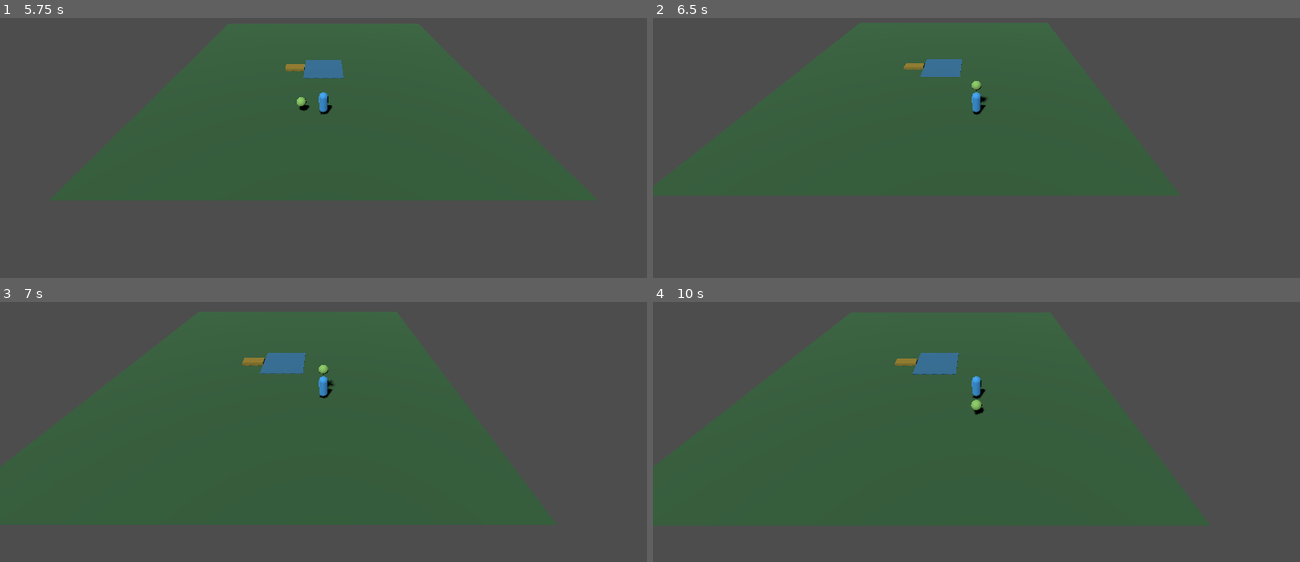
Above: before the commit, frames 1-4 (two rows, left to right).
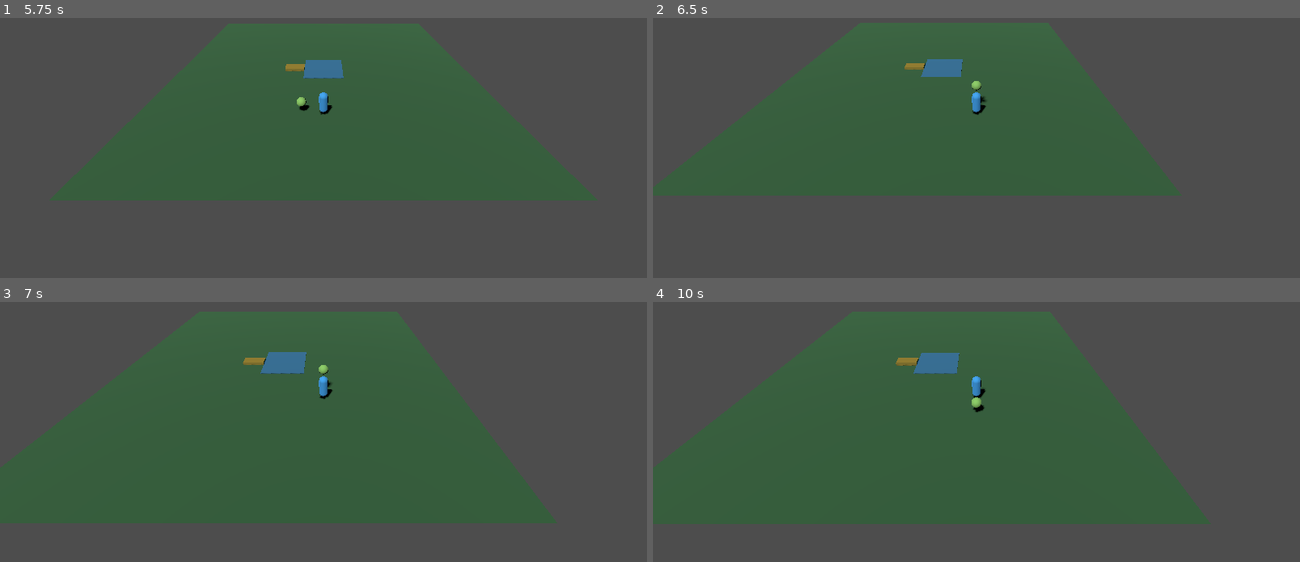
Above: after the commit, the same moments.

Repository: 8jy57sr7dz-source/poke
Game: Godot game, scene res://scenes/main.tscn
The game is run twice, just before and just after one commit, with the same random seed, the same clock (stepped at 60 frames per second) and the same inputs.
Inputs:
- Up to frame 1 (5.75 s): tap Enter at 0.5 s; hold D 0.53-1.28 s; hold T 0.53-1.28 s; tap E at 0.8, 1.35, 2.3, 2.85, 3.8, 4.35, 5.3 s; hold S 1.28-2.03 s; tap T at 1.55, 3.05, 4.55 s; hold D 2.03-2.78 s; hold T 2.03-2.78 s; hold W 2.78-3.53 s; hold T 3.53-4.28 s; hold A 3.53-5.03 s; hold S from 5.03 s (still down); hold T from 5.03 s (still down)
- Up to frame 2 (6.5 s): release S at 5.78 s; release T at 5.78 s; hold D from 5.78 s (still down); tap E at 5.85 s; tap T at 6.05 s
- Up to frame 3 (7 s): release D at 6.53 s; hold W from 6.53 s (still down); hold T from 6.53 s (still down); tap E at 6.8 s
- Up to frame 4 (10 s): release W at 7.28 s; release T at 7.28 s; hold D 7.28-8.03 s; tap E at 7.35, 8.3, 8.85, 9.8 s; tap T at 7.55, 9.05 s; hold S 8.03-8.78 s; hold T 8.03-8.78 s; hold A 8.78-9.53 s; hold W from 9.53 s (still down); hold T from 9.53 s (still down)

Frame 1 is identical in both runs. In frame 2, less than 0.1% of the frame differs, in the area x 31-62%, y 1-38%; in frame 3, less than 0.1%; in frame 4, 0.2%, in the area x 30-62%, y 3-44%.

Commit message:
Integrate reviewed gameplay features and fix input, save typing, guardian, and data issues

Diff:
--- a/data/pokemon.json
+++ b/data/pokemon.json
@@ -33,7 +33,7 @@
       "id": "moon_moth",
       "name": "Moon Moth",
       "dex_number": 3,
-      "biome": "moon_grove",
+      "biome": "glacier",
       "rarity": "Rare",
       "base_value": 120,
       "income_per_second": 12.0,
--- a/scripts/game.gd
+++ b/scripts/game.gd
@@ -9,6 +9,10 @@
 const EconomyService = preload("res://scripts/economy/economy_service.gd")
 const ProgressionService = preload("res://scripts/progression/progression_service.gd")
 const SaveService = preload("res://scripts/save/save_service.gd")
+const NetworkService = preload("res://scripts/network/network_service.gd")
+const BaseService = preload("res://scripts/base/base_service.gd")
+const IndexService = preload("res://scripts/index/index_service.gd")
+const RebirthService = preload("res://scripts/rebirth/rebirth_service.gd")
 
 var coins: float = 0.0
 var speed_stat: float = 0.0
@@ -17,14 +21,30 @@
 var pokemon_definitions: Dictionary = {}
 var economy_config: Dictionary = {}
 var biome_data: Dictionary = {}
+var probability_config: Dictionary = {}
 var rarity_timer: float = 0.0
 var guardian: Node3D
 var player: CharacterBody3D
-var active_biome_id := "meadow"
+var network_service: Node
+var network_status := "Offline"
+var network_snapshot: Dictionary = {}
+var _network_publish_timer := 0.0
+var active_biome_id := ""
+var base_level := 1
+var base_slots := 5
+var base_upgrade_cost := 100.0
+var pokedex: Dictionary = {"entries": {}, "total_seen": 0}
+var rebirths := 0
+var permanent_bonus := 1.0
 var _interference_cooldown := 0.0
 
 func _ready() -> void:
 	add_to_group("game_manager")
+	network_service = NetworkService.new()
+	network_service.name = "NetworkService"
+	add_child(network_service)
+	network_service.status_changed.connect(_on_network_status_changed)
+	network_service.snapshot_received.connect(_on_network_snapshot_received)
 	_load_game_data()
 	_build_world()
 	_refresh_biome_guardian()
@@ -35,12 +55,17 @@
 	coins += _placed_income() * delta
 	rarity_timer += delta
 	_interference_cooldown = maxf(_interference_cooldown - delta, 0.0)
-	if rarity_timer >= 300.0:
+	_network_publish_timer += delta
+	if _network_publish_timer >= 0.25:
+		_network_publish_timer = 0.0
+		_publish_network_snapshot()
+	var rare_interval := maxf(float(probability_config.get("rare_spawn_interval_seconds", 300.0)), 1.0)
+	if rarity_timer >= rare_interval:
 		rarity_timer = 0.0
 		_spawn_wild_creature(true)
 	if carried != null and is_instance_valid(carried) and player != null:
 		if guardian != null and is_instance_valid(guardian):
-			guardian.set_target(player if carried != null else null)
+			guardian.set_target(player)
 			if guardian.global_position.distance_to(player.global_position) <= float(guardian.get("attack_range")):
 				_drop_carried()
 		if carried != null and CarryService.can_deliver(player.global_position.distance_to(Vector3.ZERO)):
@@ -48,32 +73,49 @@
 	_update_hud()
 
 func _load_game_data() -> void:
-	var raw: Dictionary = _read_json("res://data/pokemon.json")
-	var entries: Array = raw.get("entries", [])
+	var pokemon_data := _read_json("res://data/pokemon.json")
+	var entries: Array = pokemon_data.get("entries", [])
 	pokemon_definitions.clear()
 	for entry in entries:
 		if entry is Dictionary:
 			pokemon_definitions[str(entry.get("id", ""))] = entry
 	economy_config = _read_json("res://data/economy.json")
 	biome_data = _read_json("res://data/biomes.json")
+	probability_config = _read_json("res://data/probabilities.json")
+	base_upgrade_cost = float(economy_config.get("base_upgrade_cost", 100.0))
+	base_slots = maxi(int(economy_config.get("base_slots", 5)), 1)
 	var saved: Dictionary = SaveService.load_data()
 	coins = float(saved.get("coins", 0.0))
 	speed_stat = float(saved.get("speed", 0.0))
+	base_level = maxi(int(saved.get("base_level", 1)), 1)
+	base_slots = maxi(int(saved.get("base_slots", base_slots)), 1)
+	rebirths = maxi(int(saved.get("rebirths", 0)), 0)
+	permanent_bonus = maxf(float(saved.get("permanent_bonus", 1.0)), 1.0)
+	_assign_placed(saved.get("placed", []))
+	var saved_dex: Variant = saved.get("pokedex", {"entries": {}, "total_seen": 0})
+	pokedex = saved_dex if saved_dex is Dictionary else {"entries": {}, "total_seen": 0}
+	if not pokedex.get("entries", {}) is Dictionary:
+		pokedex["entries"] = {}
+	pokedex["total_seen"] = maxi(int(pokedex.get("total_seen", 0)), 0)
+
+func _assign_placed(value: Variant) -> void:
 	placed.clear()
-	var saved_placed: Array = saved.get("placed", [])
-	for record in saved_placed:
-		if record is Dictionary:
+	if not value is Array:
+		return
+	for item in value:
+		if item is Dictionary:
+			var record: Dictionary = item
 			placed.append(record)
 
 func _build_world() -> void:
-	var floor := MeshInstance3D.new()
+	var ground_mesh := MeshInstance3D.new()
 	var plane := PlaneMesh.new()
 	plane.size = Vector2(30.0, 30.0)
-	floor.mesh = plane
-	var ground := StandardMaterial3D.new()
-	ground.albedo_color = Color(0.20, 0.38, 0.23)
-	floor.material_override = ground
-	add_child(floor)
+	ground_mesh.mesh = plane
+	var ground_material := StandardMaterial3D.new()
+	ground_material.albedo_color = Color(0.20, 0.38, 0.23)
+	ground_mesh.material_override = ground_material
+	add_child(ground_mesh)
 	_add_marker(Vector3.ZERO, Vector3(4.0, 0.15, 4.0), Color(0.2, 0.5, 0.9), "Safe Base")
 	_add_marker(Vector3(-3.0, 0.15, 0.0), Vector3(2.0, 0.3, 1.0), Color(0.9, 0.6, 0.1), "Treadmill")
 	player = CharacterBody3D.new()
@@ -107,7 +149,7 @@
 	add_child(guardian)
 
 func _refresh_biome_guardian() -> void:
-	var unlocked := BiomeService.unlocked_biomes(biome_data, speed_stat)
+	var unlocked: Array[Dictionary] = BiomeService.unlocked_biomes(biome_data, speed_stat)
 	if unlocked.is_empty():
 		return
 	var biome: Dictionary = unlocked.back()
@@ -115,7 +157,7 @@
 	if biome_id == active_biome_id:
 		return
 	active_biome_id = biome_id
-	if guardian != null:
+	if guardian != null and is_instance_valid(guardian):
 		guardian.set_guardian_profile(biome.get("guardian", {}))
 
 func try_interact() -> void:
@@ -123,15 +165,20 @@
 		return
 	var nearest: Node3D
 	var nearest_distance := 2.6
+	var now_msec := Time.get_ticks_msec()
 	for candidate in get_tree().get_nodes_in_group("wild_pokemon"):
-		if is_instance_valid(candidate):
-			var distance := player.global_position.distance_to(candidate.global_position)
-			if distance < nearest_distance:
-				nearest = candidate
-				nearest_distance = distance
+		if not is_instance_valid(candidate):
+			continue
+		if int(candidate.get_meta("pickup_blocked_until_msec", 0)) > now_msec:
+			continue
+		var distance := player.global_position.distance_to(candidate.global_position)
+		if distance < nearest_distance:
+			nearest = candidate
+			nearest_distance = distance
 	if nearest == null:
 		return
-	var claim := AcquisitionService.claim(nearest.get_meta("pokemon_record", {}), player.get_instance_id())
+	var record: Dictionary = nearest.get_meta("pokemon_record", {})
+	var claim := AcquisitionService.claim(record, player.get_instance_id())
 	if claim.is_empty():
 		return
 	carried = nearest
@@ -140,17 +187,81 @@
 	carried.position = Vector3(0.0, 1.6, -0.8)
 	carried.set_meta("is_carried", true)
 	carried.set_meta("claim_record", claim)
+	pokedex = IndexService.add_seen(pokedex, str(record.get("id", "unknown")), record)
 	if guardian != null:
 		guardian.set_target(player)
+	_save()
 
 func train() -> void:
-	if player != null and player.global_position.distance_to(Vector3(-3.0, 0.0, 0.0)) < 2.0:
-		speed_stat = ProgressionService.train(speed_stat, float(economy_config.get("treadmill_speed_per_second", 0.25)), 0.1)
-		_refresh_biome_guardian()
-		_save()
+	if player == null or player.global_position.distance_to(Vector3(-3.0, 0.0, 0.0)) >= 2.0:
+		return
+	var rate := float(economy_config.get("treadmill_speed_per_second", 0.25))
+	speed_stat = ProgressionService.train(speed_stat, rate * permanent_bonus, 0.1)
+	_refresh_biome_guardian()
+	_save()
+
+func upgrade_base() -> bool:
+	var cost := EconomyService.base_upkeep_cost(base_level, base_upgrade_cost)
+	if coins < cost:
+		return false
+	coins -= cost
+	base_level += 1
+	_save()
+	return true
+
+func rebirth() -> bool:
+	if not RebirthService.can_rebirth(speed_stat, rebirths):
+		return false
+	var updated := RebirthService.reset_progress({
+		"coins": coins,
+		"speed": speed_stat,
+		"placed": placed,
+		"base_level": base_level,
+		"base_slots": base_slots,
+		"pokedex": pokedex,
+		"rebirths": rebirths,
+		"permanent_bonus": permanent_bonus
+	})
+	coins = float(updated.get("coins", 0.0))
+	speed_stat = float(updated.get("speed", 0.0))
+	_assign_placed(updated.get("placed", []))
+	base_level = maxi(int(updated.get("base_level", 1)), 1)
+	base_slots = maxi(int(updated.get("base_slots", 5)), 1)
+	rebirths = maxi(int(updated.get("rebirths", rebirths + 1)), 0)
+	permanent_bonus = maxf(float(updated.get("permanent_bonus", permanent_bonus + 0.1)), 1.0)
+	_refresh_biome_guardian()
+	_save()
+	return true
+
+func host_multiplayer(port: int = 24567) -> Error:
+	return network_service.host_game(port)
+
+func join_multiplayer(address: String, port: int = 24567) -> Error:
+	return network_service.join_game(address, port)
+
+func leave_multiplayer() -> void:
+	network_service.close_session()
+
+func _publish_network_snapshot() -> void:
+	if network_service == null or not network_service.is_host():
+		return
+	var snapshot := {
+		"coins": coins,
+		"speed": speed_stat,
+		"biome": active_biome_id,
+		"player_position": player.global_position if player != null else Vector3.ZERO,
+		"carrying": carried != null
+	}
+	network_service.publish_snapshot(snapshot)
+
+func _on_network_status_changed(value: String) -> void:
+	network_status = value
+
+func _on_network_snapshot_received(snapshot: Dictionary) -> void:
+	network_snapshot = snapshot
 
 func apply_interference(attacker: Node3D) -> bool:
-	if carried == null or not is_instance_valid(attacker) or _interference_cooldown > 0.0:
+	if carried == null or not is_instance_valid(attacker) or player == null or _interference_cooldown > 0.0:
 		return false
 	if attacker == player or not attacker.is_in_group("players"):
 		return false
@@ -161,14 +272,23 @@
 	return true
 
 func _deliver_carried() -> void:
-	if carried == null:
+	if carried == null or not is_instance_valid(carried):
+		return
+	if not BaseService.can_place(placed.size(), base_level, base_slots):
 		return
 	var record: Dictionary = carried.get_meta("pokemon_record", {}).duplicate(true)
 	record["size"] = carried.get_meta("size", "Normal")
 	record["mutation"] = carried.get_meta("mutation", "None")
 	record["shiny"] = carried.get_meta("shiny", false)
 	record["claimed"] = true
+	record["captured"] = true
 	placed.append(record)
+	pokedex = IndexService.capture_entry(pokedex, str(record.get("id", "unknown")), record)
+	var dex_entries: Dictionary = pokedex.get("entries", {})
+	var dex_entry: Dictionary = dex_entries.get(str(record.get("id", "unknown")), {})
+	dex_entry["captured"] = true
+	dex_entries[str(record.get("id", "unknown"))] = dex_entry
+	pokedex["entries"] = dex_entries
 	carried.queue_free()
 	carried = null
 	if guardian != null:
@@ -177,13 +297,15 @@
 	_spawn_wild_creature()
 
 func _drop_carried() -> void:
-	if carried == null:
+	if carried == null or not is_instance_valid(carried):
+		carried = null
 		return
 	var dropped := carried
 	carried = null
 	dropped.reparent(self)
 	dropped.set_meta("is_carried", false)
 	dropped.set_meta("claim_record", {})
+	dropped.set_meta("pickup_blocked_until_msec", Time.get_ticks_msec() + 1500)
 	dropped.position = player.position + Vector3(0.0, 0.35, 1.2)
 	dropped.add_to_group("wild_pokemon")
 	if guardian != null:
@@ -205,7 +327,7 @@
 		definition = pokemon_definitions.get(str(ids[rng.randi_range(0, ids.size() - 1)]), {})
 	if definition.is_empty():
 		return
-	var creature := PokemonSpawner.create_creature(definition, rng, rare, active_biome_id)
+	var creature: Node3D = PokemonSpawner.create_creature(definition, rng, rare, active_biome_id, probability_config)
 	creature.position = Vector3(rng.randf_range(-10.0, 10.0), 0.45, rng.randf_range(-10.0, 10.0))
 	add_child(creature)
 	creature.add_to_group("wild_pokemon")
@@ -213,7 +335,7 @@
 func _placed_income() -> float:
 	var total := 0.0
 	for record in placed:
-		total += EconomyService.income_per_second(record, economy_config)
+		total += EconomyService.income_per_second(record, economy_config) * permanent_bonus
 	return total
 
 func _add_marker(at: Vector3, size: Vector3, color: Color, label: String) -> void:
@@ -231,12 +353,23 @@
 	add_child(marker)
 
 func _update_hud() -> void:
+	var slot_limit := BaseService.slot_limit(base_level, base_slots)
+	var completion := IndexService.completion_ratio(pokedex)
 	var holding := "None" if carried == null else str(carried.get_meta("pokemon_record", {}).get("name", "Creature"))
 	if get_window() != null:
-		get_window().title = "Coins: %d | Speed: %.1f | Biome: %s | Carrying: %s | WASD · E interact · T train" % [int(coins), speed_stat, active_biome_id, holding]
+		get_window().title = "Coins: %d | Speed: %.1f | Rebirth: %d | Base: %d/%d | Dex: %.0f%% | Carrying: %s | Network: %s | WASD · E interact · T train" % [int(coins), speed_stat, rebirths, placed.size(), slot_limit, completion * 100.0, holding, network_status]
 
 func _save() -> void:
-	SaveService.save_data({"coins": coins, "speed": speed_stat, "placed": placed})
+	SaveService.save_data({
+		"coins": coins,
+		"speed": speed_stat,
+		"placed": placed,
+		"base_level": base_level,
+		"base_slots": base_slots,
+		"pokedex": pokedex,
+		"rebirths": rebirths,
+		"permanent_bonus": permanent_bonus
+	})
 
 func _read_json(path: String) -> Dictionary:
 	if not FileAccess.file_exists(path):
--- a/scripts/player/player_controller.gd
+++ b/scripts/player/player_controller.gd
@@ -2,11 +2,22 @@
 
 @export var move_speed := 5.5
 var game: Node
+var _train_repeat_timer := 0.0
+const TRAIN_REPEAT_SECONDS := 0.12
 
 func _ready() -> void:
 	game = get_tree().get_first_node_in_group("game_manager")
 	if game == null:
 		push_warning("PlayerController started without a Game node in the scene tree.")
+
+func _process(delta: float) -> void:
+	if not Input.is_physical_key_pressed(KEY_T) or game == null or not is_instance_valid(game):
+		_train_repeat_timer = 0.0
+		return
+	_train_repeat_timer -= delta
+	if _train_repeat_timer <= 0.0:
+		game.train()
+		_train_repeat_timer = TRAIN_REPEAT_SECONDS
 
 func _physics_process(_delta: float) -> void:
 	var direction := Vector3.ZERO
@@ -24,11 +35,10 @@
 		return
 
 	var current_speed := move_speed
-	if game != null and is_instance_valid(game) and game.has_method("get") and game.get("carried") != null:
+	if game != null and is_instance_valid(game) and game.get("carried") != null:
 		var carried: Node3D = game.get("carried")
-		var weight := float(carried.get_meta("weight_kg", 1.0))
-		current_speed *= clampf(1.0 - weight * 0.015, 0.45, 0.95)
-
+		var carry_factor := float(carried.get_meta("carry_speed_factor", 1.0))
+		current_speed *= clampf(carry_factor, 0.1, 1.0)
 	var velocity_3d := direction.normalized() * current_speed
 	velocity.x = velocity_3d.x
 	velocity.z = velocity_3d.z
@@ -42,5 +52,3 @@
 	if key_event.pressed and not key_event.echo and game != null:
 		if key_event.physical_keycode == KEY_E:
 			game.try_interact()
-		elif key_event.physical_keycode == KEY_T:
-			game.train()
--- a/scripts/pokemon/pokemon_spawner.gd
+++ b/scripts/pokemon/pokemon_spawner.gd
@@ -1,6 +1,6 @@
 extends RefCounted
 
-static func create_creature(definition: Dictionary, rng: RandomNumberGenerator, rare: bool = false, biome_id: String = "meadow") -> Node3D:
+static func create_creature(definition: Dictionary, rng: RandomNumberGenerator, rare: bool = false, biome_id: String = "meadow", probability_config: Dictionary = {}) -> Node3D:
 	var creature := Node3D.new()
 	creature.name = str(definition.get("id", "creature"))
 
@@ -10,39 +10,25 @@
 	mesh.height = 0.96
 	visual.mesh = mesh
 	visual.position.y = 0.48
-	var color := Color(0.95, 0.8, 0.2) if rare else Color(0.55, 0.8, 0.4)
 	var material := StandardMaterial3D.new()
-	material.albedo_color = color
+	material.albedo_color = Color(0.95, 0.8, 0.2) if rare else Color(0.55, 0.8, 0.4)
 	visual.material_override = material
 	creature.add_child(visual)
 
-	var sizes := [
-		{"name": "Tiny", "weight": 5.0, "scale": 0.55},
-		{"name": "Small", "weight": 15.0, "scale": 0.75},
-		{"name": "Normal", "weight": 50.0, "scale": 1.0},
-		{"name": "Large", "weight": 20.0, "scale": 1.25},
-		{"name": "Huge", "weight": 8.0, "scale": 1.6},
-		{"name": "Giant", "weight": 2.0, "scale": 2.0}
-	]
-	var size_data: Dictionary = _weighted_entry(sizes, rng)
-	var size_name := str(size_data.get("name", "Normal"))
-	var size_scale := float(size_data.get("scale", 1.0))
+	var tables: Dictionary = probability_config.get("tables", {})
+	var size_data := _weighted_entry(tables.get("size", []), rng, {"id": "Normal", "weight": 1, "scale": 1.0})
+	var size_name := str(size_data.get("id", "Normal"))
+	var size_scale := float(size_data.get("scale", _default_size_scale(size_name)))
 	creature.scale = Vector3.ONE * size_scale * float(definition.get("base_scale", 1.0))
 
 	var mutation_name := "None"
 	if rare:
-		var mutations := [
-			{"name": "None", "weight": 90.0},
-			{"name": "Silver", "weight": 6.0},
-			{"name": "Golden", "weight": 2.5},
-			{"name": "Rainbow", "weight": 1.0},
-			{"name": "Bloom", "weight": 0.4},
-			{"name": "Spirit Bloom", "weight": 0.1}
-		]
-		mutation_name = str(_weighted_entry(mutations, rng).get("name", "None"))
+		var mutation_data := _weighted_entry(tables.get("mutation", []), rng, {"id": "None", "weight": 1})
+		mutation_name = str(mutation_data.get("id", "None"))
+	var shiny_data := _weighted_entry(tables.get("shiny", []), rng, {"id": "false", "weight": 1})
+	var shiny := str(shiny_data.get("id", "false")).to_lower() == "true"
 
 	var base_income := float(definition.get("income_per_second", 1.0))
-	var shiny := rng.randf() <= (0.05 if rare else 0.005)
 	var record: Dictionary = definition.duplicate(true)
 	record["biome_id"] = biome_id
 	record["size"] = size_name
@@ -51,6 +37,7 @@
 	record["income_per_second"] = base_income
 	creature.set_meta("pokemon_record", record)
 	creature.set_meta("weight_kg", float(definition.get("weight_kg", 1.0)) * size_scale)
+	creature.set_meta("carry_speed_factor", float(definition.get("carry_speed_factor", 1.0)))
 	creature.set_meta("size", size_name)
 	creature.set_meta("mutation", mutation_name)
 	creature.set_meta("shiny", shiny)
@@ -59,13 +46,24 @@
 	creature.set_meta("base_income_per_second", base_income)
 	return creature
 
-static func _weighted_entry(entries: Array, rng: RandomNumberGenerator) -> Dictionary:
+static func _default_size_scale(size_name: String) -> float:
+	match size_name:
+		"Tiny": return 0.55
+		"Small": return 0.75
+		"Large": return 1.25
+		"Huge": return 1.6
+		"Giant": return 2.0
+		_: return 1.0
+
+static func _weighted_entry(entries: Variant, rng: RandomNumberGenerator, fallback: Dictionary) -> Dictionary:
+	if not entries is Array:
+		return fallback
 	var total_weight := 0.0
 	for value in entries:
 		if value is Dictionary:
 			total_weight += maxf(float(value.get("weight", 0.0)), 0.0)
 	if total_weight <= 0.0:
-		return {}
+		return fallback
 	var roll := rng.randf_range(0.0, total_weight)
 	var accumulated := 0.0
 	for value in entries:
@@ -75,4 +73,4 @@
 		accumulated += maxf(float(entry.get("weight", 0.0)), 0.0)
 		if roll <= accumulated:
 			return entry
-	return {}
+	return fallback
